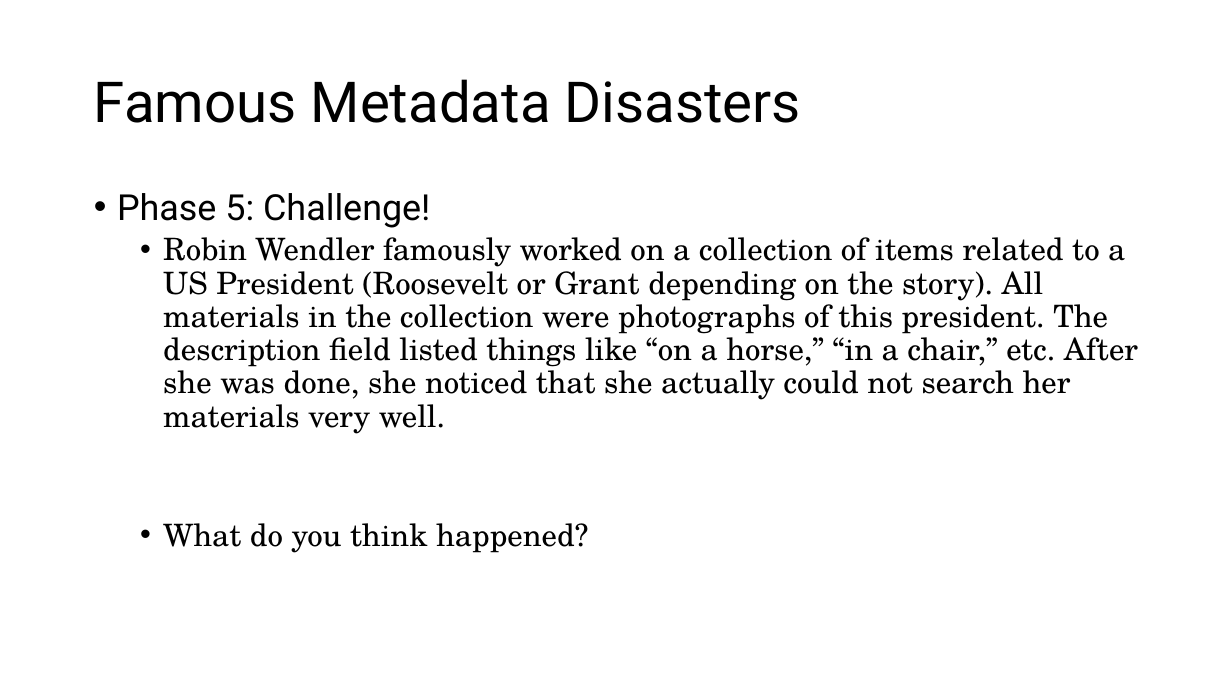
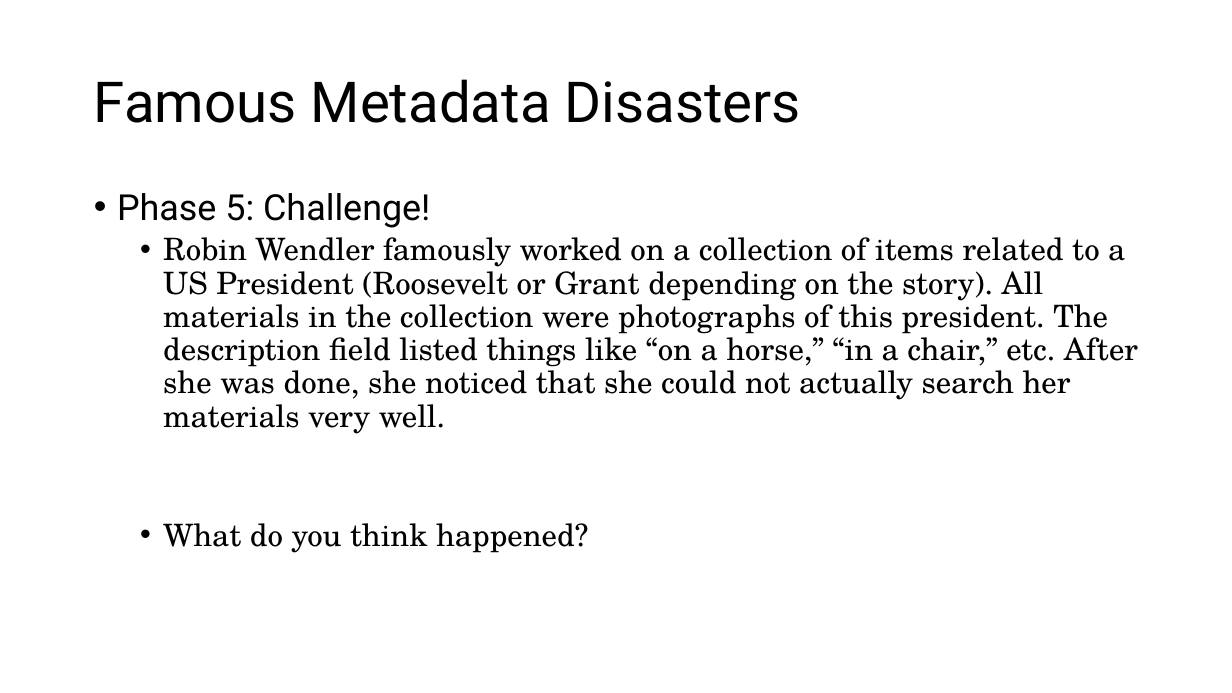
Before and after one commit to walshbr/data-for-the-rest-of-us, a slide deck: slide 19 of resources/week-3/description.pptx (slide 14 before the commit). Drawn at 1232x693 pixels with LibreOffice and Linux fonts; fonts in the diff are those of the drawing. Boxes give left, top, right and bottom in pixels: in the first picture for what was removed or moved away, otherwise in the second. Text is boxed around its words. In the diff, an @@ line names an element or a change of style, - is before the commit and + after.

```diff
--- a/resources/week-3/description.pptx
+++ b/resources/week-3/description.pptx
@@ text at [163, 237, 1138, 434]: text changed @@
-  • Robin Wendler famously worked on a collection of items related to a US President (Roosevelt or Grant depending on the story). All materials in the collection were photographs of this president. The description field listed things like “on a horse,” “in a chair,” etc. After she was done, she noticed that she actually could not search her materials very well.
+  • Robin Wendler famously worked on a collection of items related to a US President (Roosevelt or Grant depending on the story). All materials in the collection were photographs of this president. The description field listed things like “on a horse,” “in a chair,” etc. After she was done, she noticed that she could not actually search her materials very well.
```
Also in this commit, not shown: 4 other slides changed, 8 slides added, 1 slide removed.
